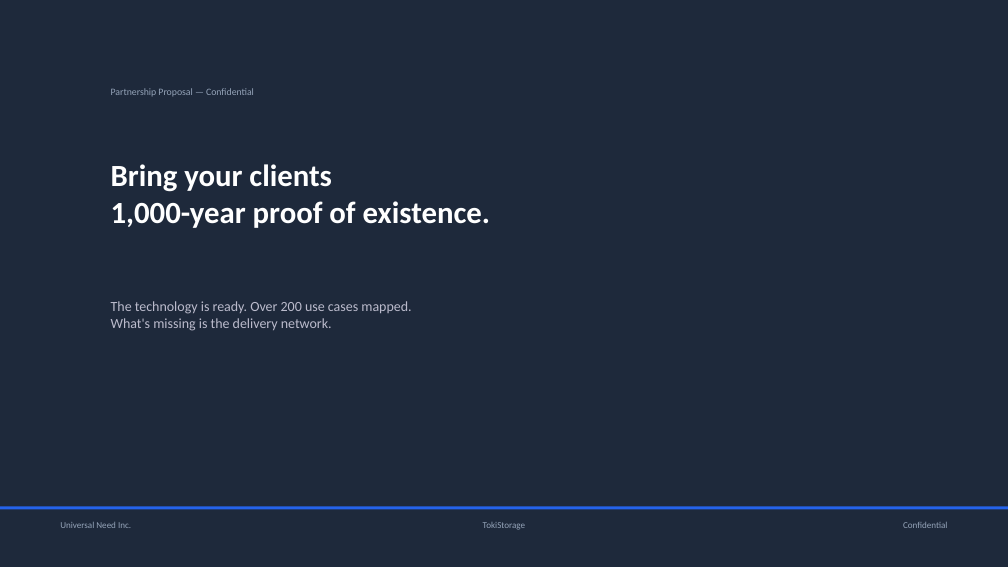
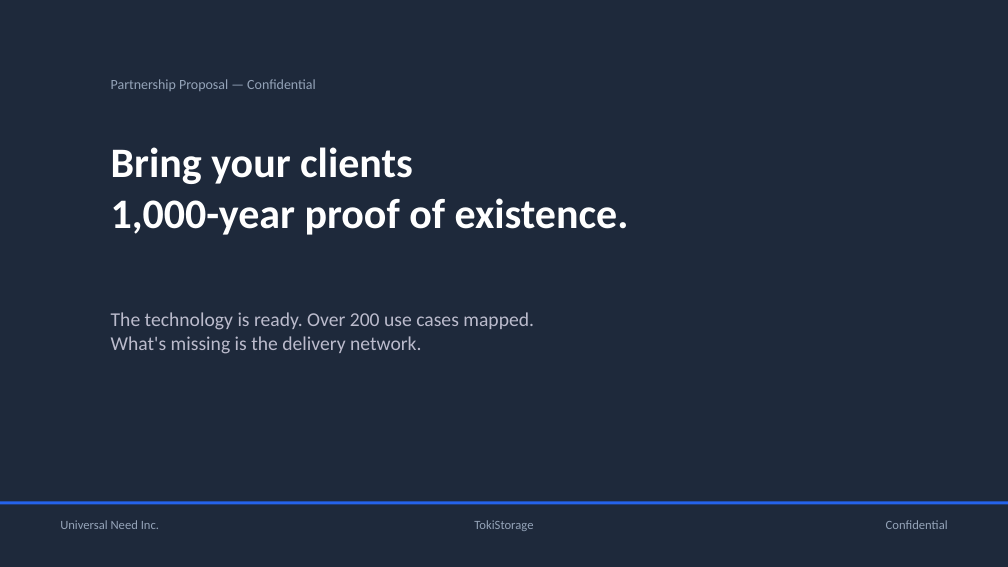
Before and after one commit to timeless-residents/pearlmemorial, a slide deck: slide 1 of toki/tokistorage-partnership-deck-en.pptx. Drawn at 1008x567 pixels with LibreOffice and Linux fonts; fonts in the diff are those of the drawing. Boxes give left, top, right and bottom in pixels: in the first picture for what was removed or moved away, otherwise in the second. Text is boxed around its words. In the diff, an @@ line names an element or a change of style, - is before the commit and + after.

```diff
--- a/toki/tokistorage-partnership-deck-en.pptx
+++ b/toki/tokistorage-partnership-deck-en.pptx
@@ text "Partnership Proposal — Confidential": place and size @@
-text "Partnership Proposal — Confidential" at box(111, 88, 254, 97)
+text "Partnership Proposal — Confidential" at box(111, 79, 316, 91)
@@ text "Partnership Proposal — Confidential" at box(111, 79, 316, 91): size 7 to 10 pt @@
@@ text "Bring your clients 1,000-year proof ...": place and size @@
-text "Bring your clients 1,000-year proof ..." at box(111, 164, 490, 228)
+text "Bring your clients 1,000-year proof ..." at box(111, 147, 629, 235)
@@ text "Bring your clients 1,000-year proof ..." at box(111, 147, 629, 235): size 22 to 30 pt @@
@@ text "The technology is ready. Over ...": place and size @@
-text "The technology is ready. Over ..." at box(111, 301, 411, 331)
+text "The technology is ready. Over ..." at box(111, 312, 534, 354)
@@ text "The technology is ready. Over ..." at box(111, 312, 534, 354): size 10 to 14 pt @@
@@ rectangle: place and size @@
-rectangle at box(0, 507, 1008, 510)
+rectangle at box(0, 501, 1008, 504)
@@ size 6.5 to 9 pt in 3 elements at box(60, 520, 159, 529), box(474, 520, 533, 531), box(886, 520, 948, 529) @@
```
Also in this commit, not shown: 8 other slides changed, 4 other files.
